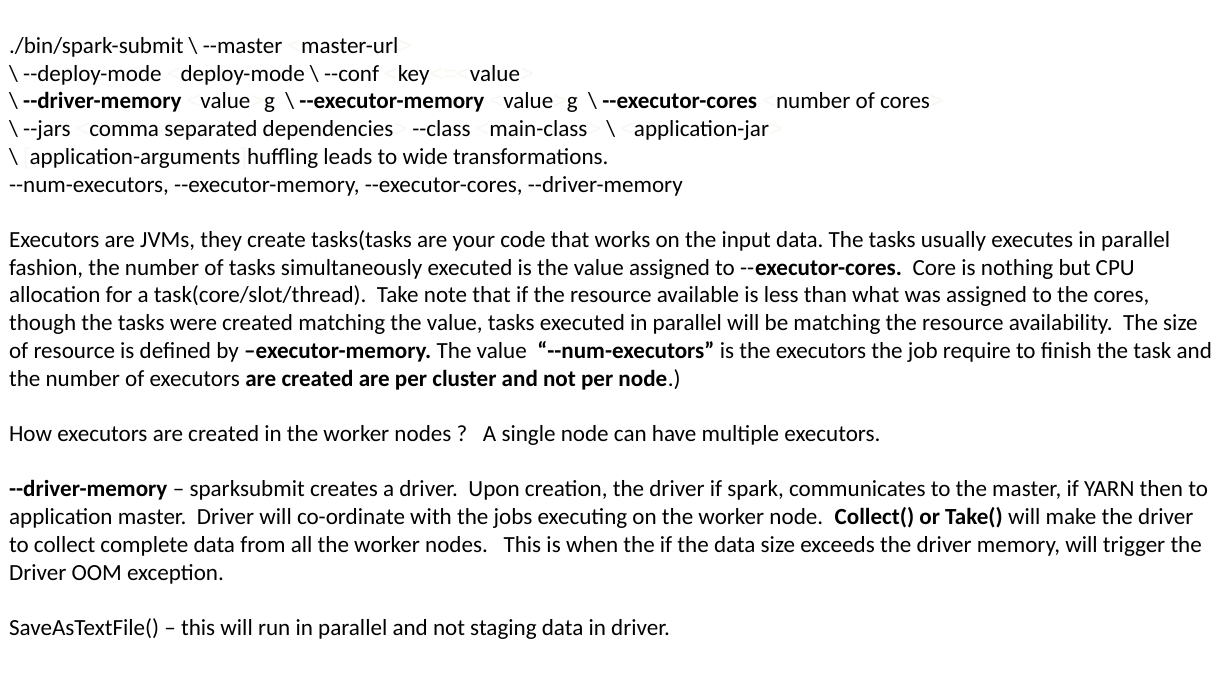
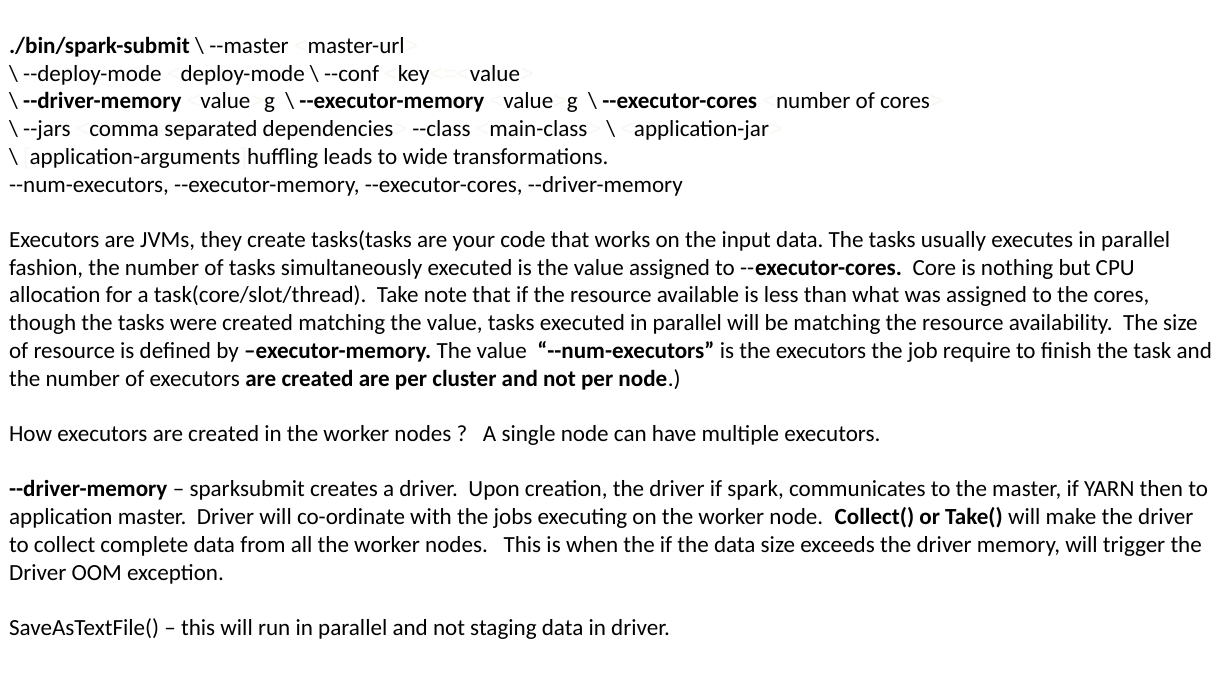
Before and after one commit to samRddhimat/onlinefiles, a slide deck: slide 11 of Spark Memory Tips.pptx (slide 7 before the commit). Drawn at 1232x693 pixels with LibreOffice and Linux fonts; fonts in the diff are those of the drawing. Boxes give left, top, right and bottom in pixels: in the first picture for what was removed or moved away, otherwise in the second. Text is boxed around its words. In the diff, an @@ line names an element or a change of style, - is before the commit and + after.

```diff
--- a/Spark Memory Tips.pptx
+++ b/Spark Memory Tips.pptx
@@ text at bbox=[9, 36, 418, 57]: bold on in "./bin/spark-submit" @@
```
Also in this commit, not shown: 2 other slides changed, 4 slides added.
